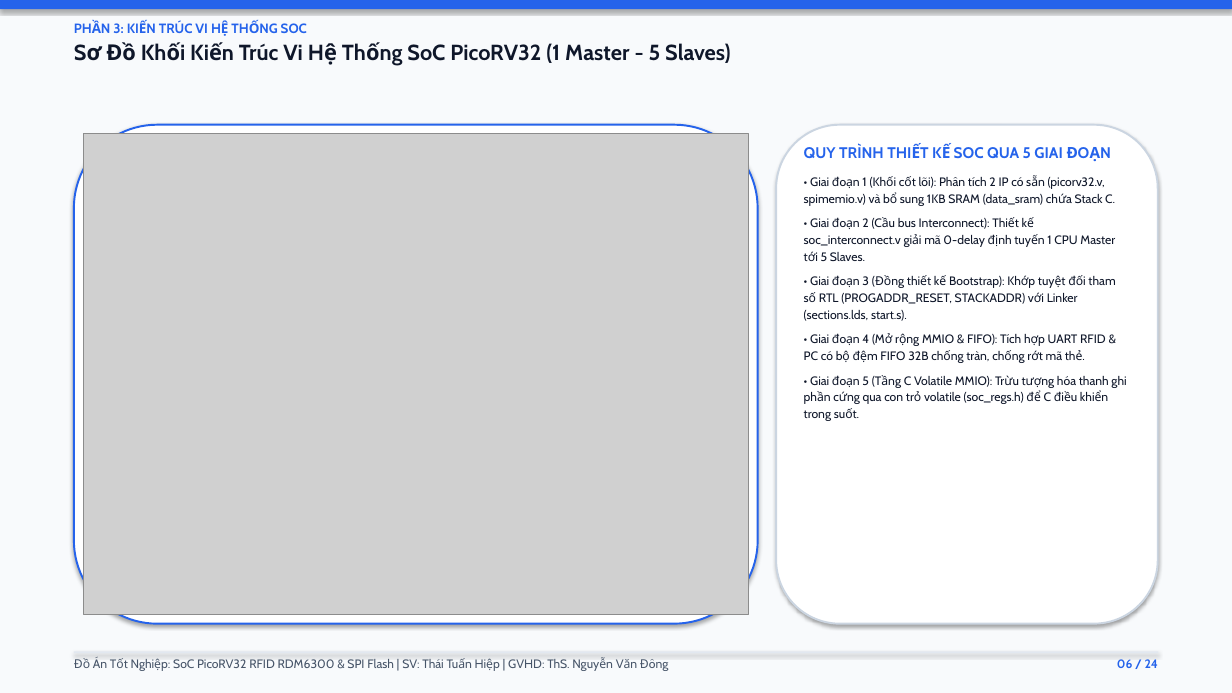
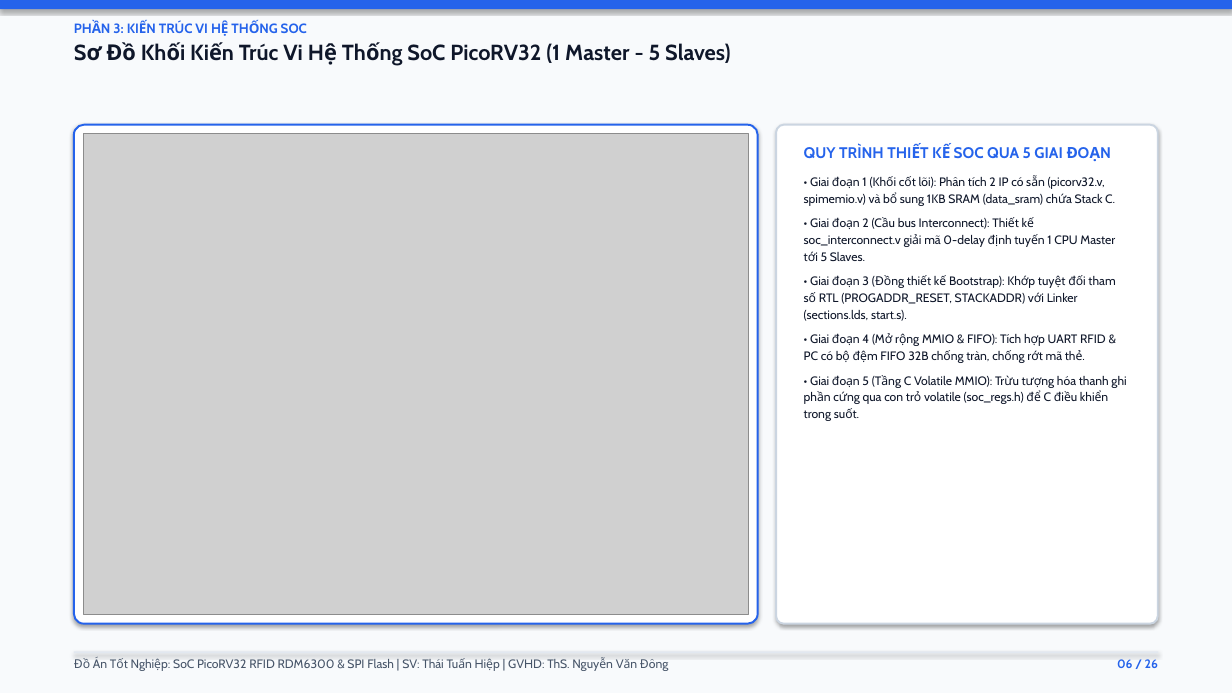
Before and after one commit to thaituanhiep/uart-fifo-rfid-asic, a slide deck: slide 6 of rdm6300-picorv32-rom-data/document/Bao_Cao_Do_An_RDM6300_PicoRV32_SoC.pptx. Drawn at 1232x693 pixels with LibreOffice and Linux fonts; fonts in the diff are those of the drawing; grey boxes stand for pictures. Boxes give left, top, right and bottom in pixels: in the first picture for what was removed or moved away, otherwise in the second. Text is boxed around its words. In the diff, an @@ line names an element or a change of style, - is before the commit and + after.

```diff
--- a/rdm6300-picorv32-rom-data/document/Bao_Cao_Do_An_RDM6300_PicoRV32_SoC.pptx
+++ b/rdm6300-picorv32-rom-data/document/Bao_Cao_Do_An_RDM6300_PicoRV32_SoC.pptx
@@ rounded rectangle at (74, 125, 758, 624): proportions changed @@
@@ rounded rectangle at (776, 125, 1158, 624): proportions changed @@
@@ text at (1117, 659, 1158, 668): text changed @@
-06 / 24
+06 / 26
```
Also in this commit, not shown: 19 other slides changed, 4 slides added, 2 slides removed, 33 other files.
